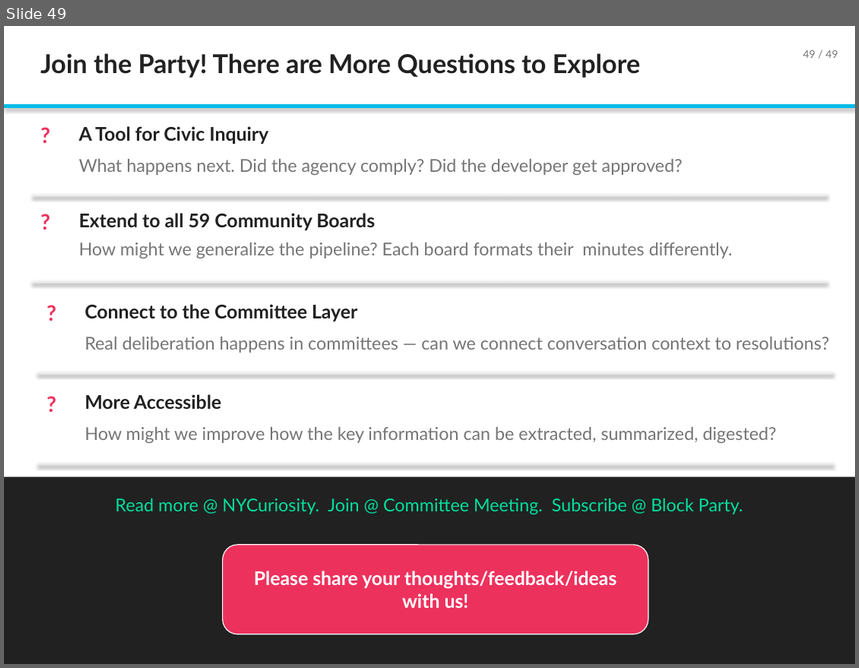
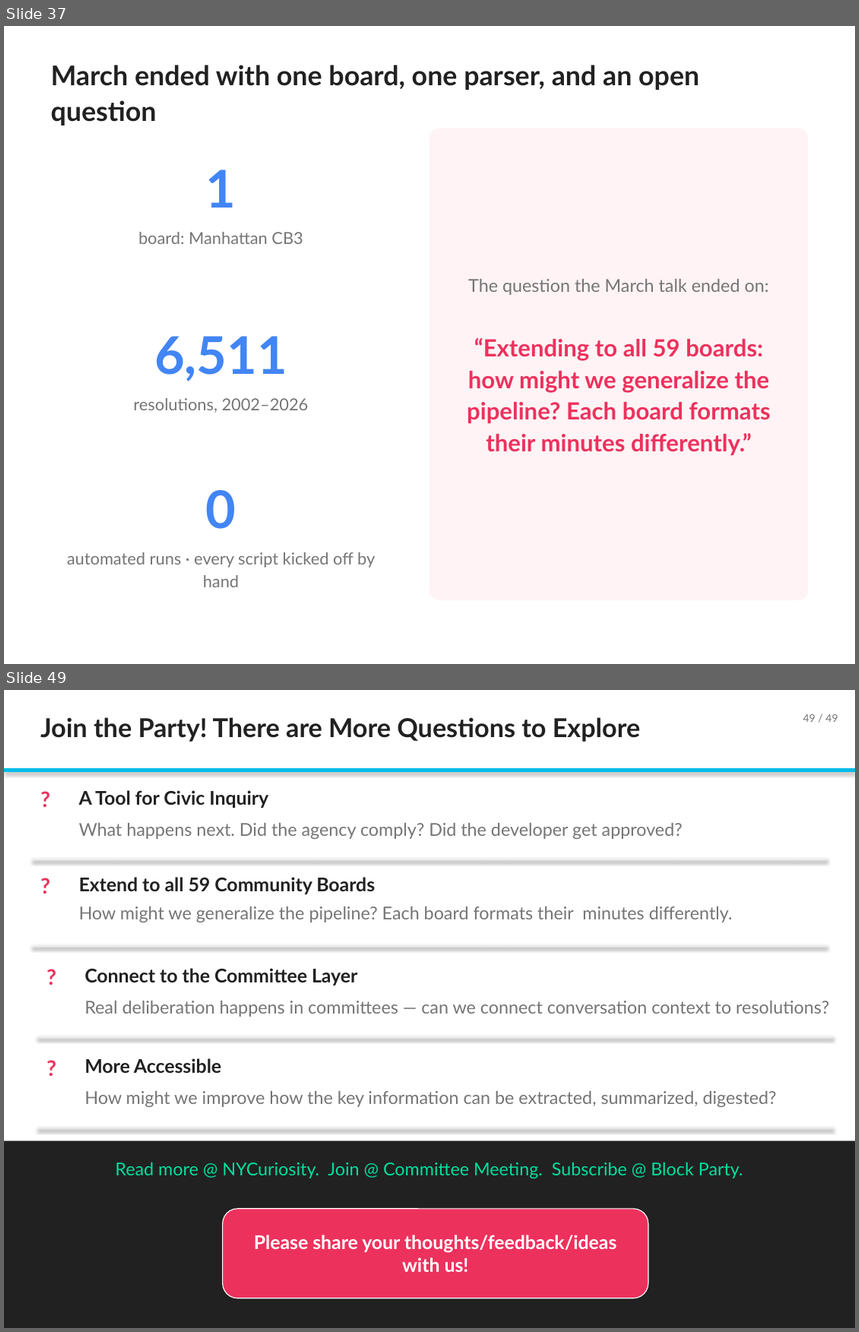
Before and after one commit to TalR24/nycur-data-website, a slide deck: cb-resolutions/block_party_july2026/Building_an_AI_Knowledge_Base_for_NYC_Community_Boards_July2026.pptx. Shown one above the other, each under a label of ours: slide 49 before the commit, slides 37 and 49 after it; the slides between them are not shown. The pictures are 859x668 and 859x1332 pixels, drawn with LibreOffice and Linux fonts; fonts in the diff are those of the drawing. Boxes give left, top, right and bottom in pixels: in the first picture for what was removed or moved away, otherwise in the second. Text is boxed around its words. In the diff, an @@ line names an element or a change of style, - is before the commit and + after.

```diff
--- a/cb-resolutions/block_party_july2026/Building_an_AI_Knowledge_Base_for_NYC_Community_Boards_July2026.pptx
+++ b/cb-resolutions/block_party_july2026/Building_an_AI_Knowledge_Base_for_NYC_Community_Boards_July2026.pptx
@@ slide 37 added at box(4, 26, 855, 664), background #FFFFFF @@
@@ text added at box(51, 65, 699, 126), 23 pt, text #212121, bold @@
+March ended with one board, one parser, and an open question
@@ rounded rectangle added at box(430, 128, 808, 601), fill #FFF3F5, 20 pt, text #ED315D, bold @@
+The question the March talk ended on:
+“Extending to all 59 boards: how might we generalize the pipeline? Each board formats their minutes differently.”
@@ text added at box(139, 170, 303, 244), 14 pt, text #757575 @@
+1
+board: Manhattan CB3
@@ text added at box(133, 336, 309, 413), 14 pt, text #757575 @@
+6,511
+resolutions, 2002–2026
@@ text added at box(67, 490, 375, 588), 14 pt, text #757575 @@
+0
+automated runs · every script kicked off by hand
```
Also in this commit, not shown: 11 other slides added, 12 slides removed.
